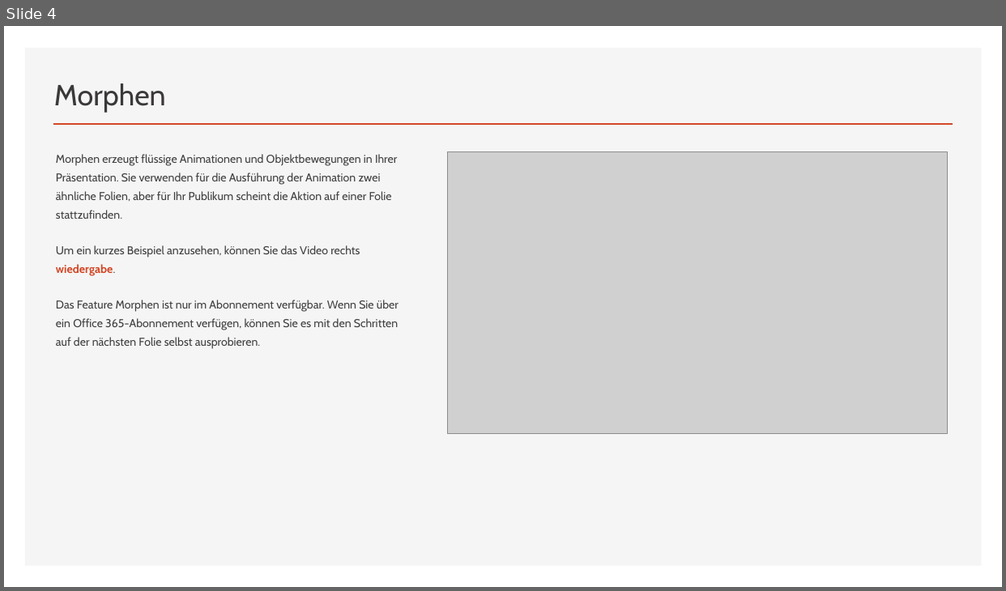
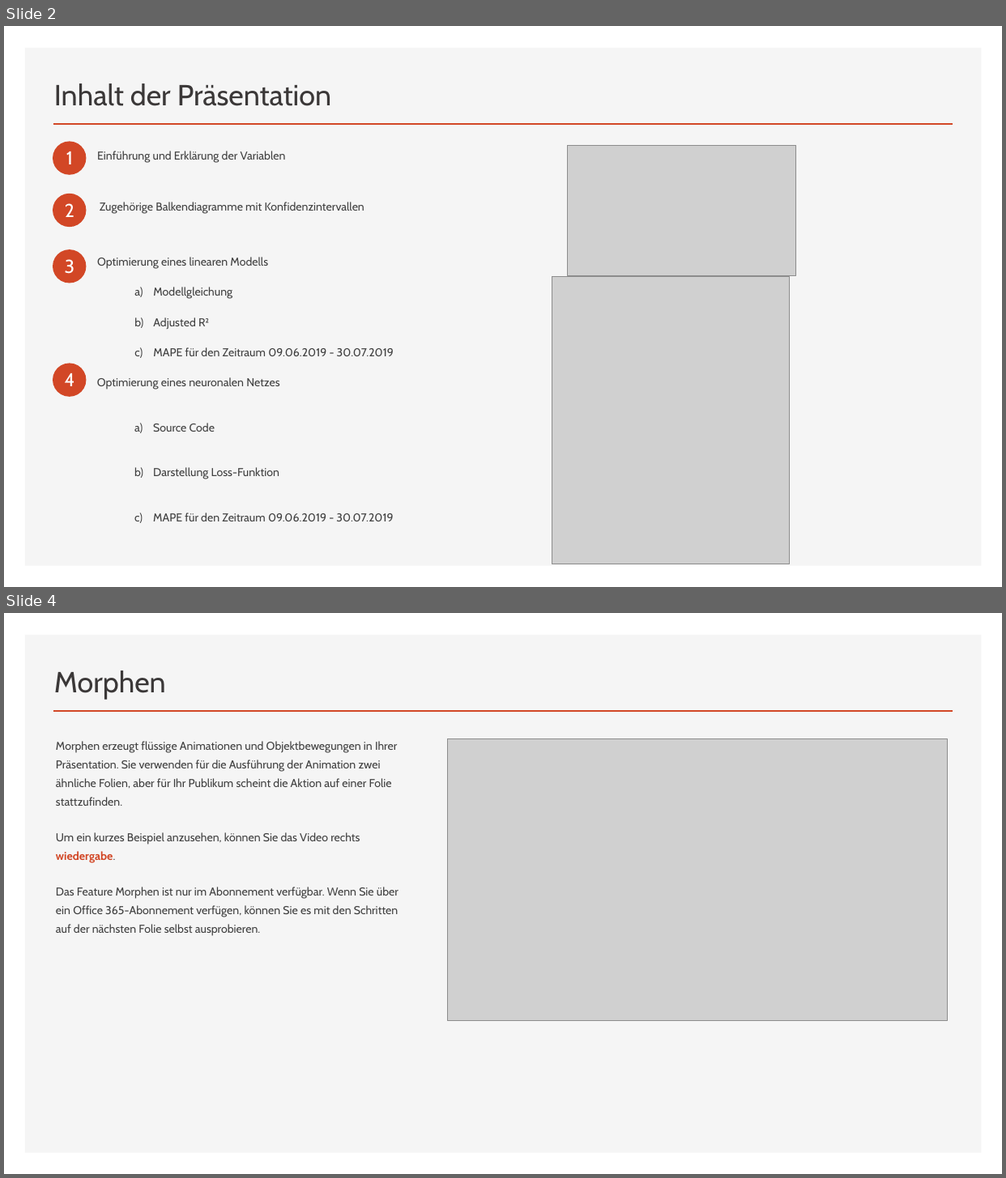
Before and after one commit to annapuu/gruppe3, a slide deck: 4_Presentation/Präsentation.pptx. Shown one above the other, each under a label of ours: slide 4 before the commit, slides 2 and 4 after it; the slides between them are not shown. The pictures are 1006x591 and 1006x1178 pixels, drawn with LibreOffice and Linux fonts; fonts in the diff are those of the drawing; grey boxes stand for pictures. Boxes give left, top, right and bottom in pixels: in the first picture for what was removed or moved away, otherwise in the second. Text is boxed around its words. In the diff, an @@ line names an element or a change of style, - is before the commit and + after.

```diff
--- a/4_Presentation/Präsentation.pptx
+++ b/4_Presentation/Präsentation.pptx
@@ slide 2 added at [4,26,1002,587], background #FFFFFF; not listed: 2 template elements that a slide beside it also shows @@
@@ title added at [54,84,331,106], 28 pt, text #3B3838 @@
+Inhalt der Präsentation
@@ ellipse added at [53,141,87,175], fill #D24726 @@
@@ picture added at [567,145,796,275] @@
@@ text added at [66,152,73,165], 18 pt, text #FFFFFF @@
+1
@@ text added at [97,151,286,163], 11 pt, text #404040 @@
+Einführung und Erklärung der Variablen
@@ ellipse added at [53,194,87,228], fill #D24726 @@
@@ text added at [65,203,74,217], 18 pt, text #FFFFFF @@
+2
@@ text added at [100,202,364,214], 11 pt, text #404040 @@
+Zugehörige Balkendiagramme mit Konfidenzintervallen
@@ ellipse added at [53,250,87,284], fill #D24726 @@
@@ text added at [65,259,75,274], 18 pt, text #FFFFFF @@
+3
@@ text added at [97,257,394,356], 11 pt, text #404040 @@
+Optimierung eines linearen Modells
+  a) Modellgleichung
+  b) Adjusted R²
+  c) MAPE für den Zeitraum 09.06.2019 - 30.07.2019
@@ picture added at [552,277,790,564] @@
@@ ellipse added at [53,364,87,397], fill #D24726 @@
@@ text added at [65,373,75,386], 18 pt, text #FFFFFF @@
+4
@@ text added at [97,378,393,522], 11 pt, text #404040 @@
+Optimierung eines neuronalen Netzes
+  a) Source Code
+  b) Darstellung Loss-Funktion
+  c) MAPE für den Zeitraum 09.06.2019 - 30.07.2019
```
Also in this commit, not shown: 2 slides changed, 1 slide removed.
